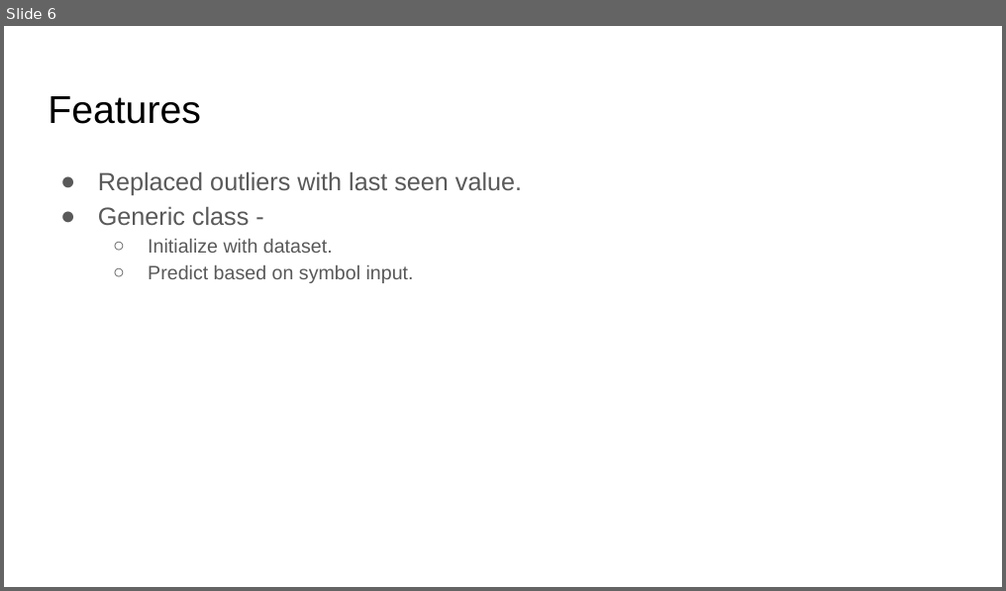
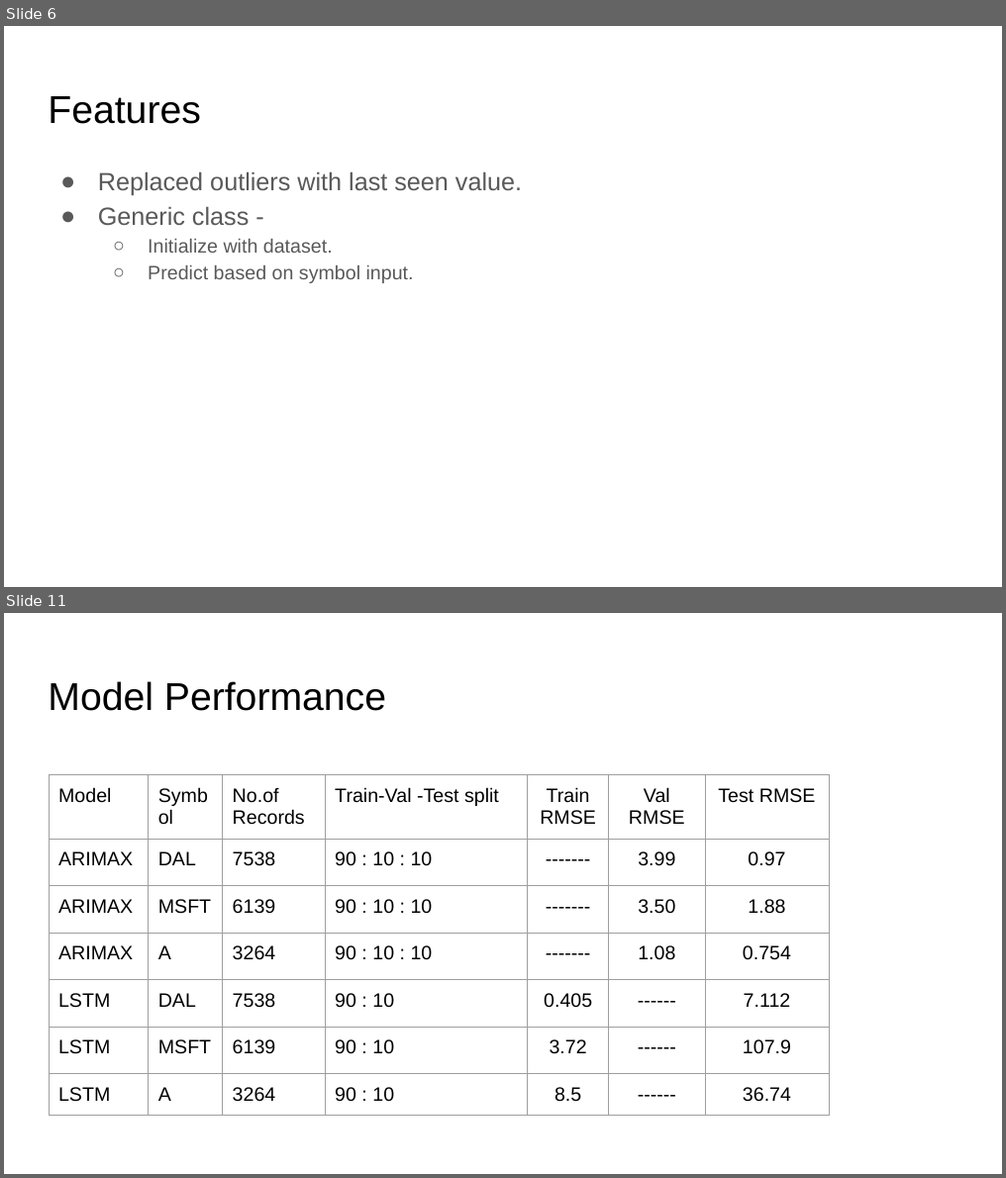
Before and after one commit to jaysetty/challenge1, a slide deck: Stock Price Prediction.pptx. Shown one above the other, each under a label of ours: slide 6 before the commit, slides 6 and 11 after it; the slides between them are not shown. The pictures are 1006x591 and 1006x1178 pixels, drawn with LibreOffice and Linux fonts; fonts in the diff are those of the drawing. Boxes give left, top, right and bottom in pixels: in the first picture for what was removed or moved away, otherwise in the second. Text is boxed around its words. In the diff, an @@ line names an element or a change of style, - is before the commit and + after.

Commit message:
Simple LSTM model added

```diff
--- a/Stock Price Prediction.pptx
+++ b/Stock Price Prediction.pptx
@@ slide 11 added at [4,613,1002,1174], background #FFFFFF @@
@@ title added at [48,681,386,711], 28 pt, text #000000 @@
+Model Performance
@@ table added at [49,774,830,1106], 7 rows, 7 columns @@
+Model | Symbol | No.of Records | Train-Val -Test split | Train RMSE | Val RMSE | Test RMSE
+ARIMAX | DAL | 7538 | 90 : 10 : 10 | ------- | 3.99 | 0.97
+ARIMAX | MSFT | 6139 | 90 : 10 : 10 | ------- | 3.50 | 1.88
+ARIMAX | A | 3264 | 90 : 10 : 10 | ------- | 1.08 | 0.754
+LSTM | DAL | 7538 | 90 : 10 | 0.405 | ------ | 7.112
+LSTM | MSFT | 6139 | 90 : 10 | 3.72 | ------ | 107.9
+LSTM | A | 3264 | 90 : 10 | 8.5 | ------ | 36.74
```
Also in this commit, not shown: 4 slides changed, 2 other slides added, 2 slides removed, 2 other files.
